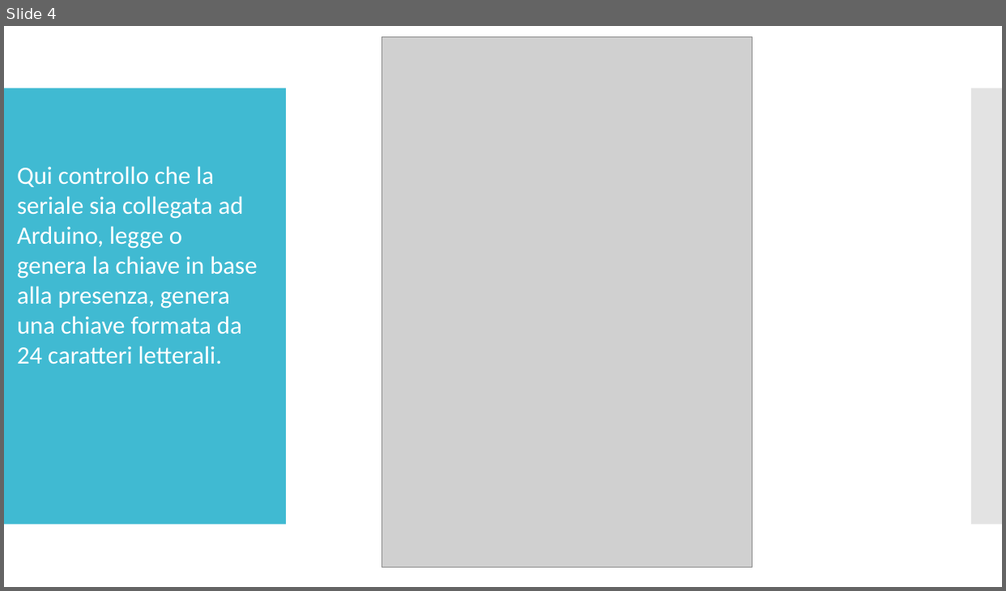
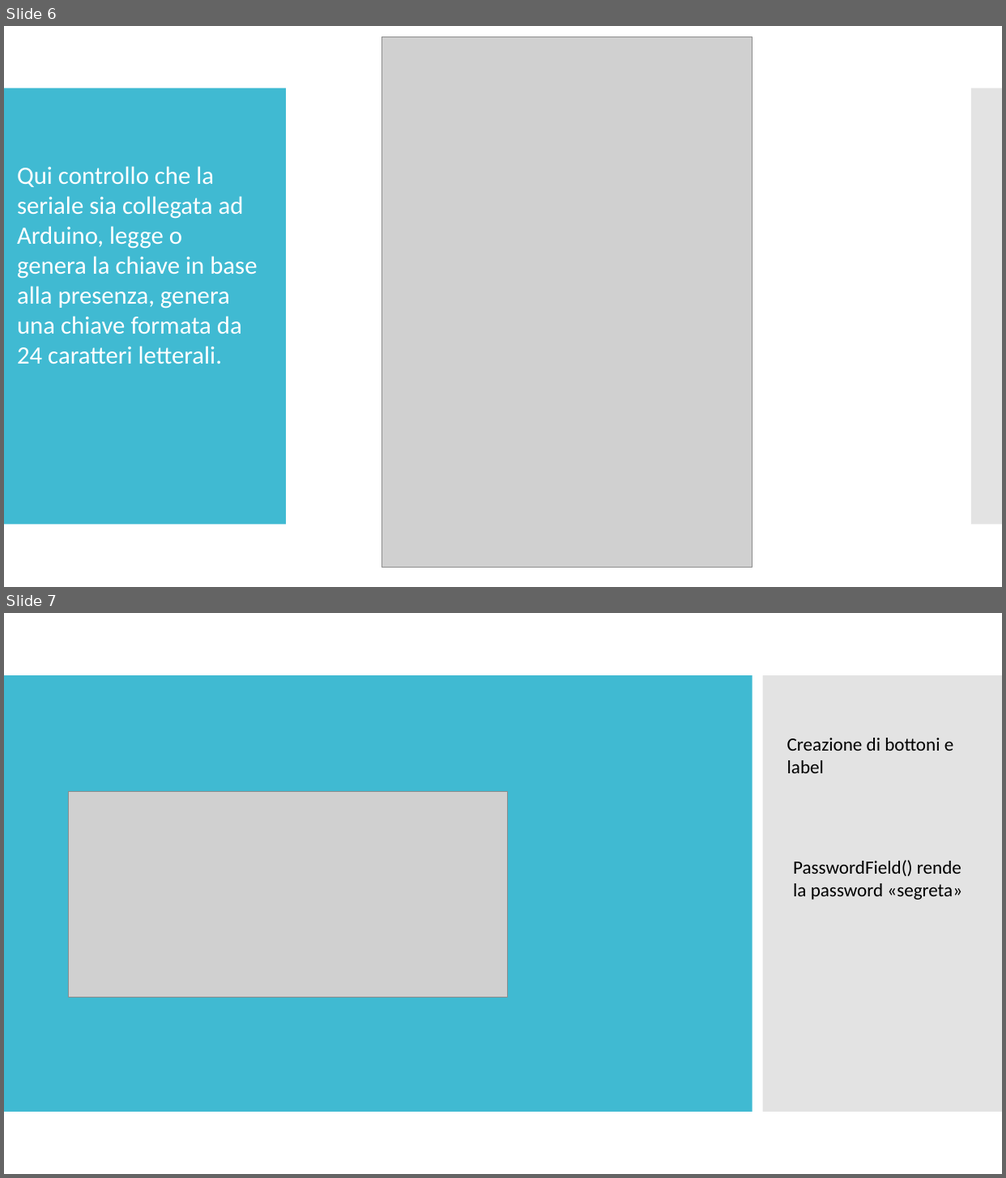
Before and after one commit to GerosaSimone/progetto, a slide deck: sito/powerpoint.pptx. Shown one above the other, each under a label of ours: slide 4 before the commit, slides 6 and 7 after it. The pictures are 1006x591 and 1006x1178 pixels, drawn with LibreOffice and Linux fonts; fonts in the diff are those of the drawing; grey boxes stand for pictures. Boxes give left, top, right and bottom in pixels: in the first picture for what was removed or moved away, otherwise in the second. Text is boxed around its words. In the diff, an @@ line names an element or a change of style, - is before the commit and + after.

```diff
--- a/sito/powerpoint.pptx
+++ b/sito/powerpoint.pptx
@@ slide 7 added at (4,613,1002,1174), background #FFFFFF @@
@@ rectangle added at (4,675,752,1112), fill #40BAD2 @@
@@ rectangle added at (763,675,1002,1112), fill #C8C8C8 at 50% opacity @@
@@ text added at (787,738,953,773), 18 pt, text #000000 @@
+Creazione di bottoni e label
@@ picture added at (68,792,508,998) @@
@@ text added at (793,860,962,900), 18 pt, text #000000 @@
+PasswordField() rende la password «segreta»
@@ what was slide 4 is now slide 6 @@
```
Also in this commit, not shown: 9 other slides added.
